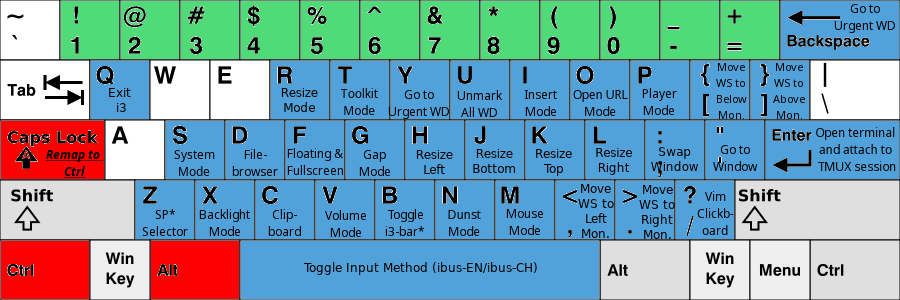
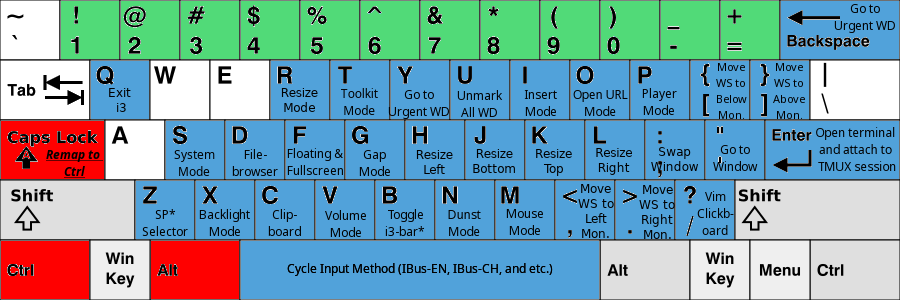
Comparing the layer stacks of the two (900, 300) images. Changes:
added layer "Cycle Input Method (IBus-EN, I... #1" above "Cycle Input Method (IBus-EN, I..." over (x1=287, y1=263, x2=553, y2=276)
renamed "Toggle Input Method (ibus-EN/i..." to "Cycle Input Method (IBus-EN, I...", painted on it over (x1=287, y1=262, x2=553, y2=276)
